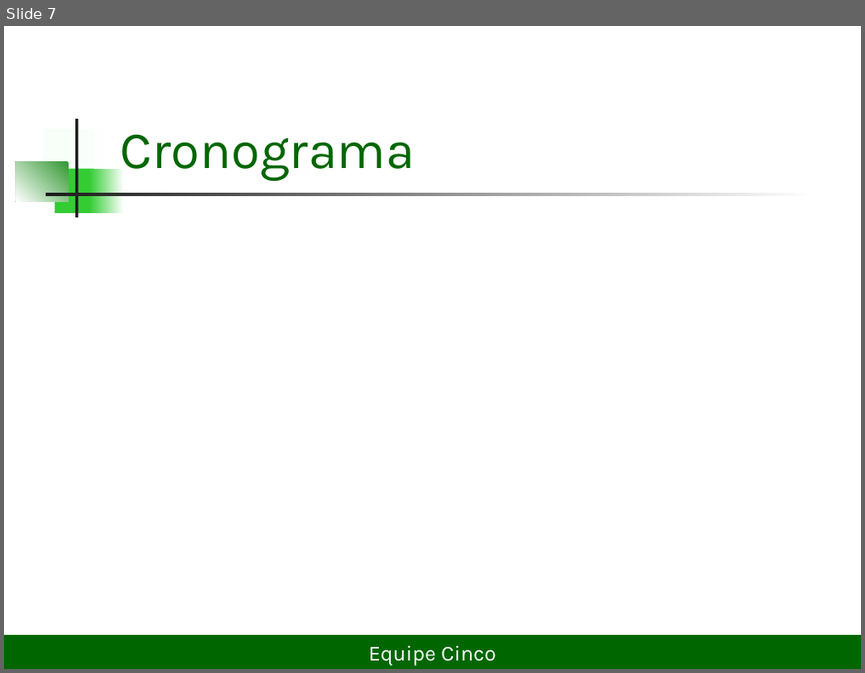
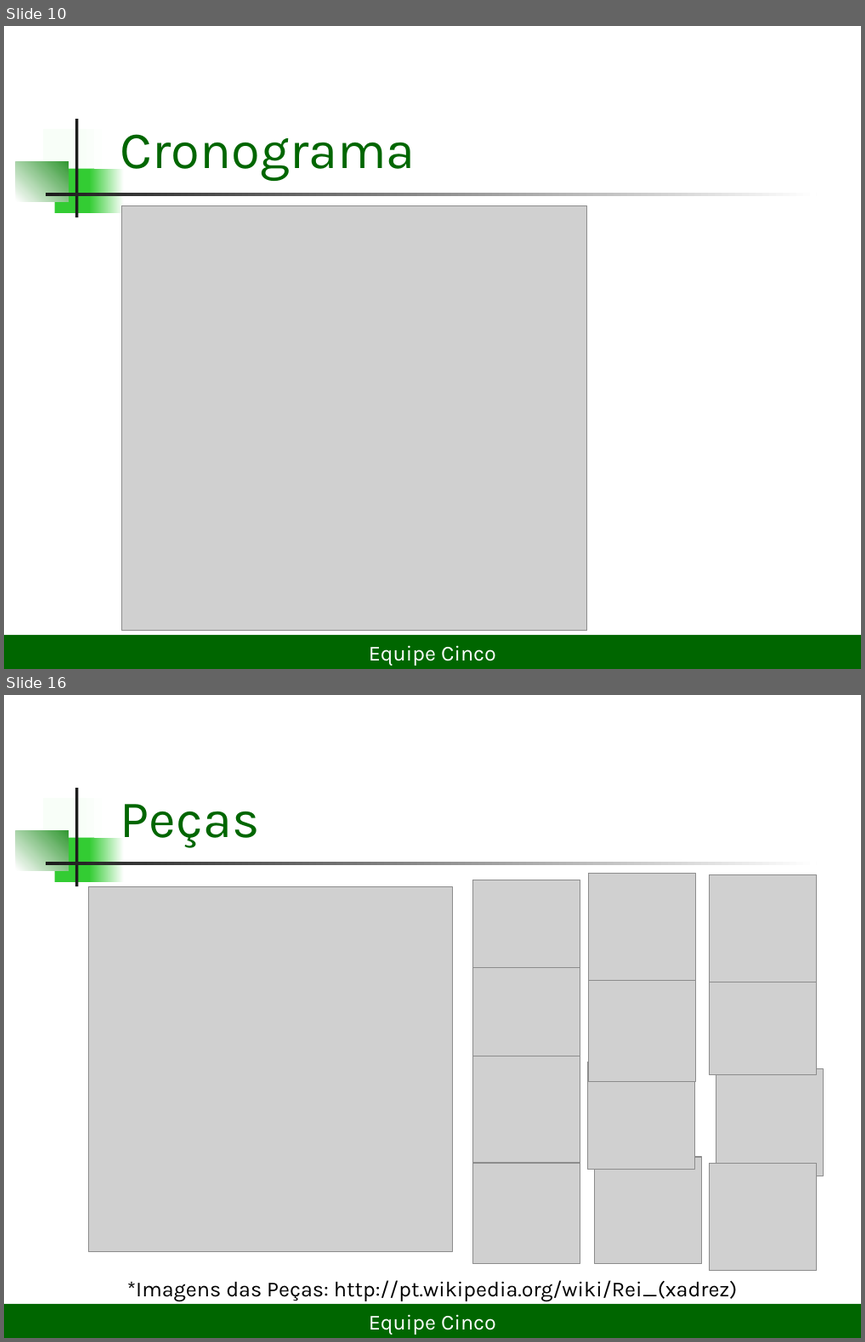
Before and after one commit to lDarthKill/xadrez-es2-compuff, a slide deck: Documentos/Projeto Xadrez.ppt. Shown one above the other, each under a label of ours: slide 7 before the commit, slides 10 and 16 after it; the slides between them are not shown. The pictures are 865x673 and 865x1342 pixels, drawn with LibreOffice and Linux fonts; fonts in the diff are those of the drawing; grey boxes stand for pictures. Boxes give left, top, right and bottom in pixels: in the first picture for what was removed or moved away, otherwise in the second. Text is boxed around its words. In the diff, an @@ line names an element or a change of style, - is before the commit and + after.

```diff
--- a/Documentos/Projeto Xadrez.ppt
+++ b/Documentos/Projeto Xadrez.ppt
@@ slide 16 added at <box>4,695,861,1338</box>, background #FFFFFF; not listed: 7 template elements that a slide beside it also shows @@
@@ title added at <box>120,804,260,848</box>, 44 pt, text #006600 @@
+Peças
@@ picture added at <box>88,887,452,1251</box> @@
@@ picture added at <box>472,880,579,987</box> @@
@@ picture added at <box>588,873,695,981</box> @@
@@ picture added at <box>710,875,817,982</box> @@
@@ picture added at <box>472,968,579,1075</box> @@
@@ picture added at <box>588,975,695,1082</box> @@
@@ picture added at <box>710,968,817,1075</box> @@
@@ picture added at <box>472,1055,579,1163</box> @@
@@ picture added at <box>587,1061,694,1168</box> @@
@@ picture added at <box>716,1068,823,1175</box> @@
@@ picture added at <box>472,1157,579,1264</box> @@
@@ picture added at <box>595,1157,702,1264</box> @@
@@ picture added at <box>710,1163,817,1270</box> @@
@@ text added at <box>127,1280,737,1302</box>, 18 pt, text #000000 @@
+*Imagens das Peças: http://pt.wikipedia.org/wiki/Rei_(xadrez)
@@ rectangle added at <box>4,1304,861,1338</box>, fill #006600, 18 pt, text #FFFFFF @@
+Equipe Cinco
@@ what was slide 7 is now slide 10 @@
@@ slide 10 changed as well @@
@@ rectangle at <box>90,168,124,213</box>: fill gradient #FFFFFF to #33CC33 to gradient #33CC33 to #FFFFFF @@
@@ picture added at <box>122,206,587,631</box> @@
```
Also in this commit, not shown: 5 other slides changed, 10 other slides added, 1 slide removed, 6 other files.
